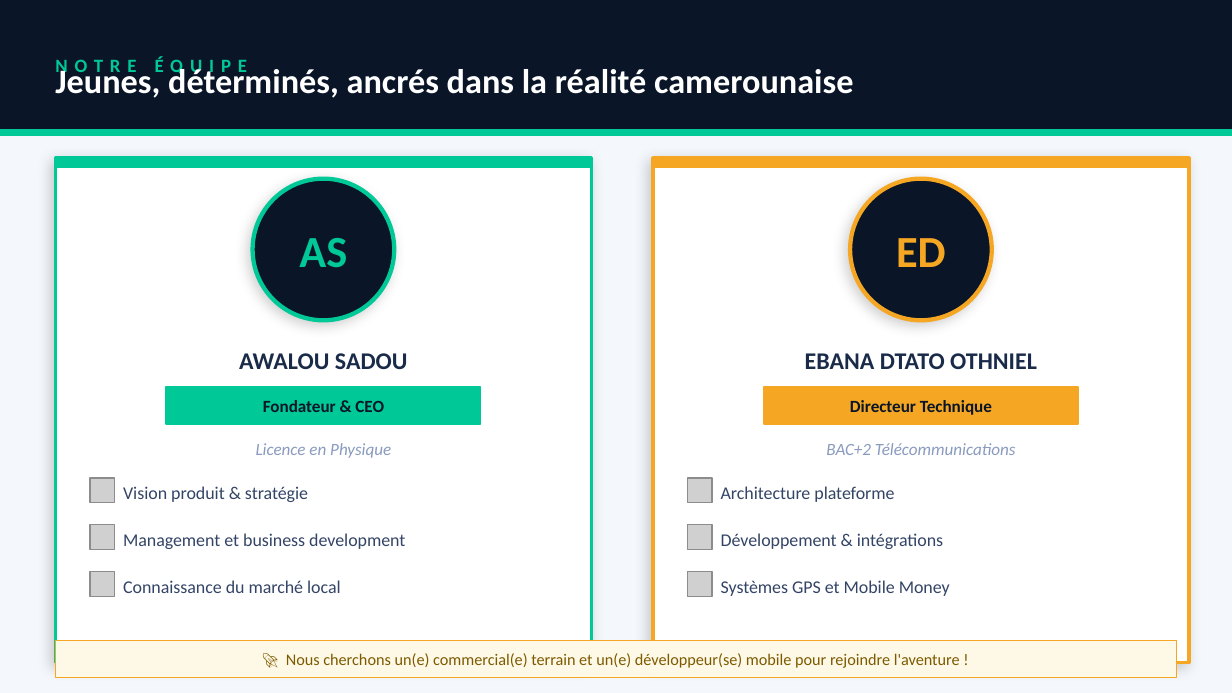
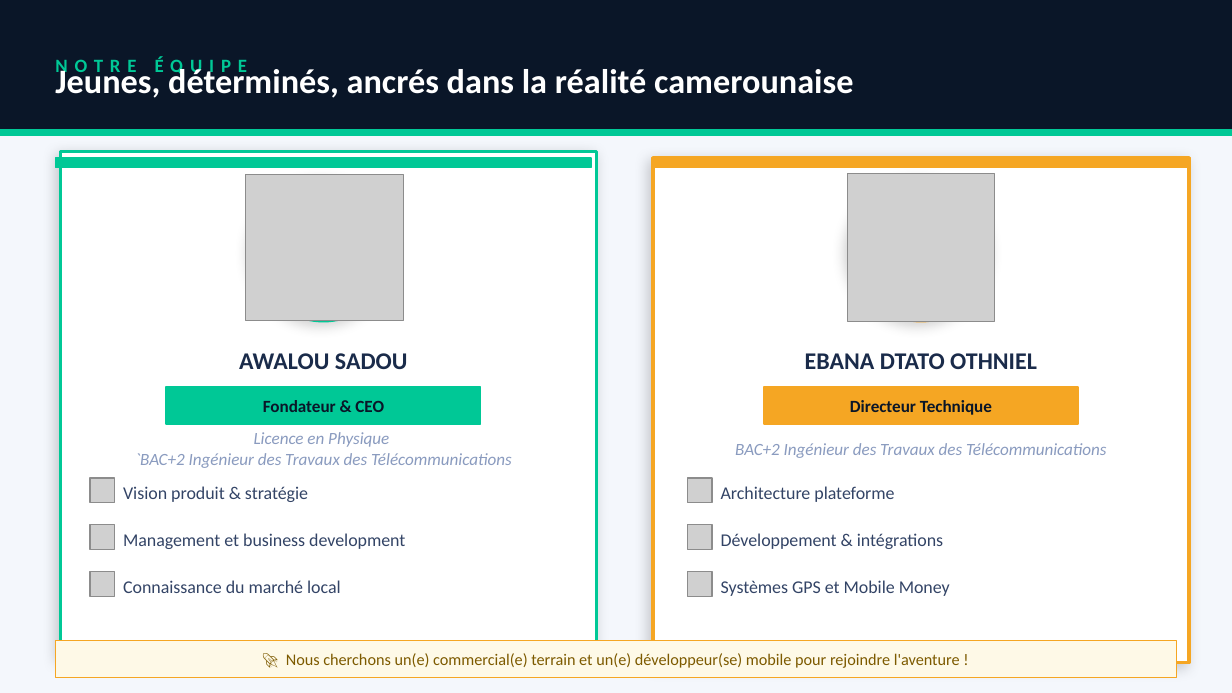
Before and after one commit to awalousadoub-debug/aweba, a slide deck: slide 13 of DeltaSaaS_PitchDeck_Ameliore.pptx (slide 10 before the commit). Drawn at 1232x693 pixels with LibreOffice and Linux fonts; fonts in the diff are those of the drawing; grey boxes stand for pictures. Boxes give left, top, right and bottom in pixels: in the first picture for what was removed or moved away, otherwise in the second. Text is boxed around its words. In the diff, an @@ line names an element or a change of style, - is before the commit and + after.

```diff
--- a/DeltaSaaS_PitchDeck_Ameliore.pptx
+++ b/DeltaSaaS_PitchDeck_Ameliore.pptx
@@ rectangle moved from (x1=55, y1=158, x2=591, y2=663) to (x1=60, y1=152, x2=596, y2=657) @@
@@ picture added at (x1=245, y1=175, x2=403, y2=320) @@
@@ picture added at (x1=848, y1=174, x2=994, y2=322) @@
@@ text removed at (x1=299, y1=238, x2=347, y2=268) @@
-AS
@@ text removed at (x1=896, y1=238, x2=946, y2=267) @@
-ED
@@ text at (x1=735, y1=443, x2=1107, y2=458): text changed @@
-BAC+2 Télécommunications
+BAC+2 Ingénieur des Travaux des Télécommunications
@@ text at (x1=135, y1=453, x2=512, y2=468): paragraph added @@
+`BAC+2 Ingénieur des Travaux des Télécommunications
```
Also in this commit, not shown: 6 other slides changed, 3 slides added, 3 other files.
